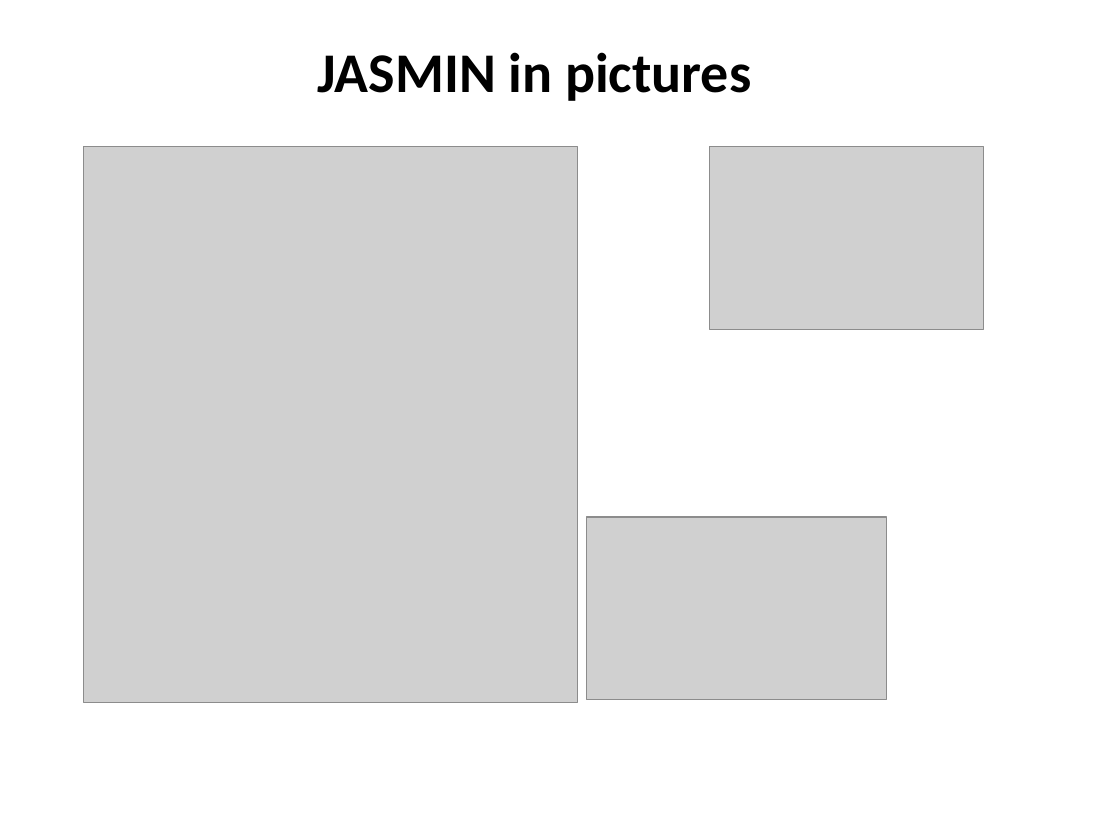
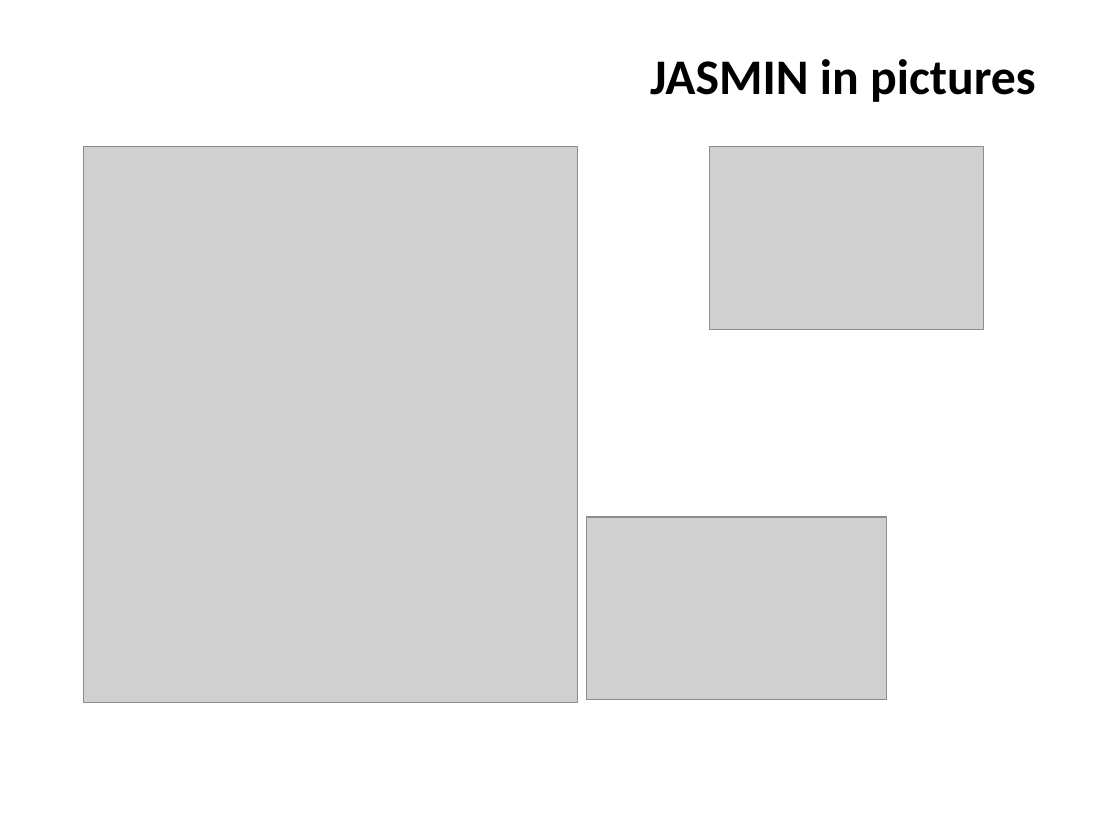
Before and after one commit to ncasuk/ncas-isc, a slide deck: slide 13 of overview_presentations/Parallel_Processing_Large_Data.pptx. Drawn at 1120x840 pixels with LibreOffice and Linux fonts; fonts in the diff are those of the drawing; grey boxes stand for pictures; background and template pictures are left out. Boxes give left, top, right and bottom in pixels: in the first picture for what was removed or moved away, otherwise in the second. Text is boxed around its words. In the diff, an @@ line names an element or a change of style, - is before the commit and + after.

```diff
--- a/overview_presentations/Parallel_Processing_Large_Data.pptx
+++ b/overview_presentations/Parallel_Processing_Large_Data.pptx
@@ title "JASMIN in pictures": place and size @@
-title "JASMIN in pictures" at (318,52,751,101)
+title "JASMIN in pictures" at (650,59,1036,102)
@@ title "JASMIN in pictures" at (650,59,1036,102): size 36 to 32 pt; alignment centre to right @@
```
Also in this commit, not shown: 25 other slides changed, 5 other files.
